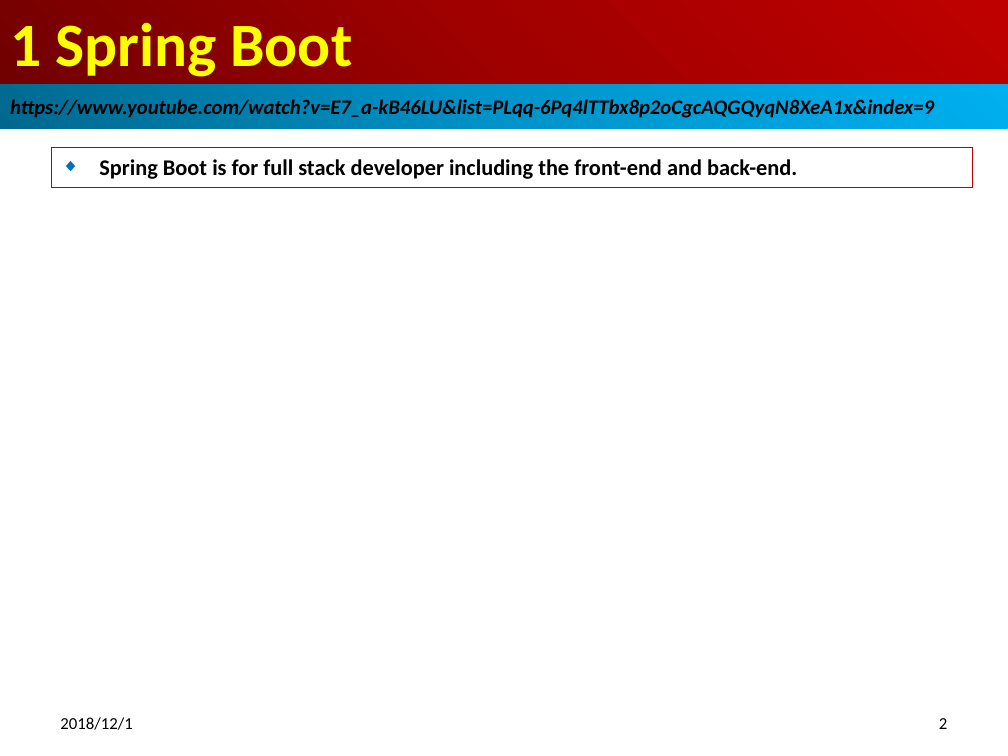
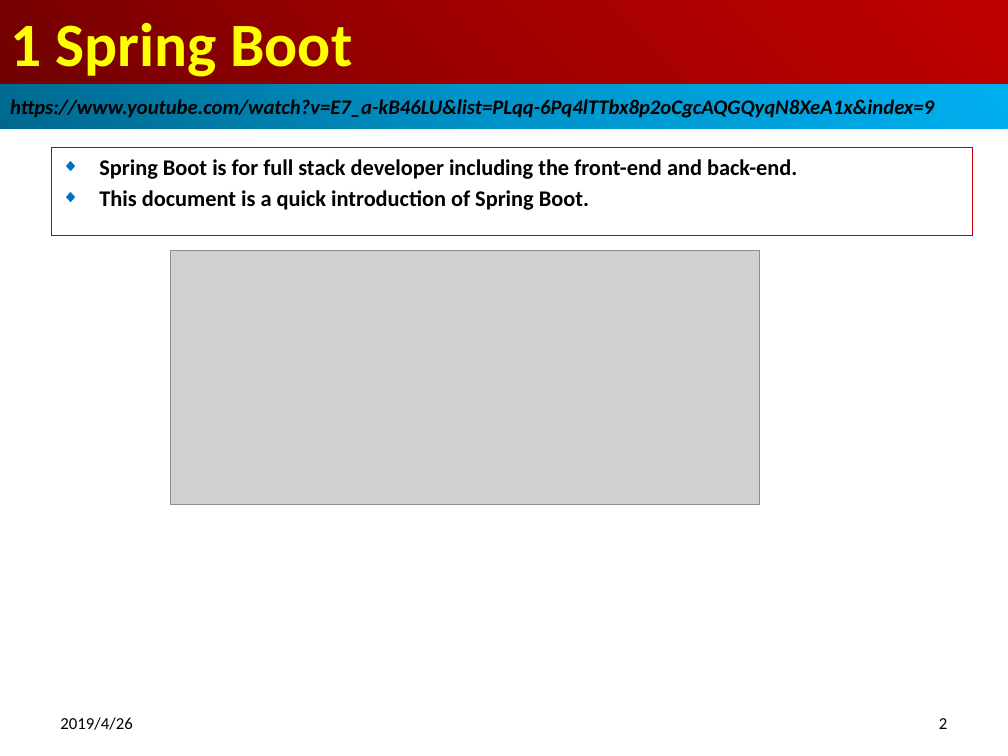
Before and after one commit to peterhchen/100-spring-boot, a slide deck: slide 2 of 15_Ch01_Intro.pptx. Drawn at 1008x756 pixels with LibreOffice and Linux fonts; fonts in the diff are those of the drawing; grey boxes stand for pictures. Boxes give left, top, right and bottom in pixels: in the first picture for what was removed or moved away, otherwise in the second. Text is boxed around its words. In the diff, an @@ line names an element or a change of style, - is before the commit and + after.

Commit message:
Spring Boot Introduction

```diff
--- a/15_Ch01_Intro.pptx
+++ b/15_Ch01_Intro.pptx
@@ subtitle "Spring Boot is for full ...": place and size @@
-subtitle "Spring Boot is for full ..." at (51, 148, 972, 187)
+subtitle "Spring Boot is for full ..." at (51, 148, 972, 236)
@@ subtitle at (99, 190, 589, 210): paragraph added @@
+◆ This document is a quick introduction of Spring Boot.
@@ picture added at (170, 250, 759, 504) @@
@@ text at (60, 717, 132, 730): text changed @@
-2018/12/1
+2019/4/26
```
Also in this commit, not shown: 2 other slides changed, 1 slide added.
